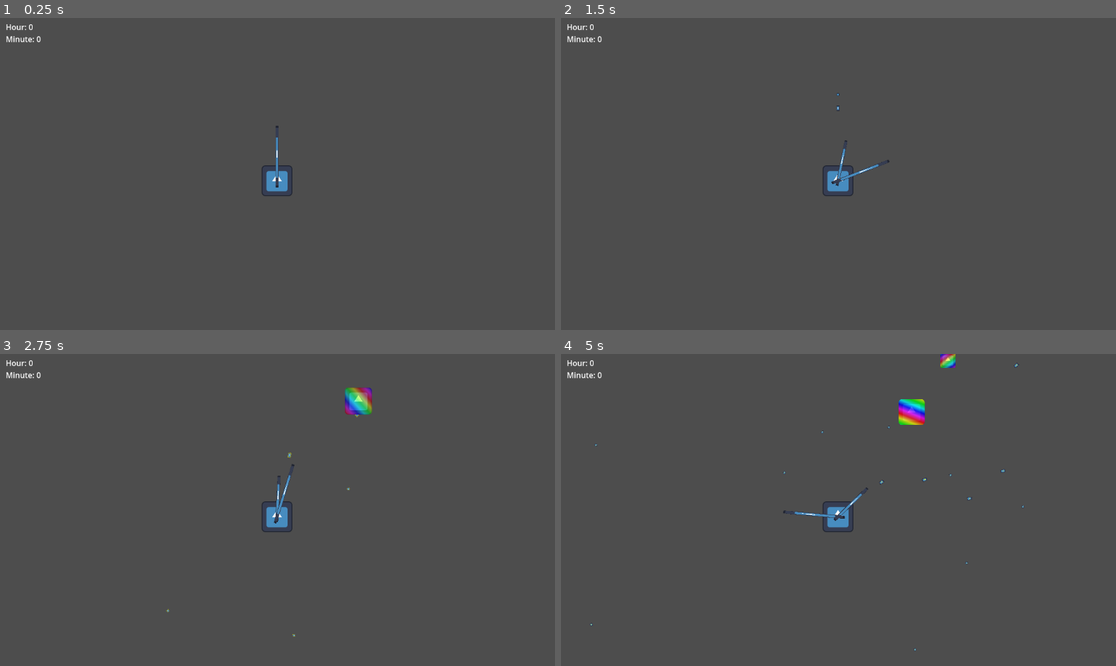
Above: before the commit, frames 1-4 (two rows, left to right).
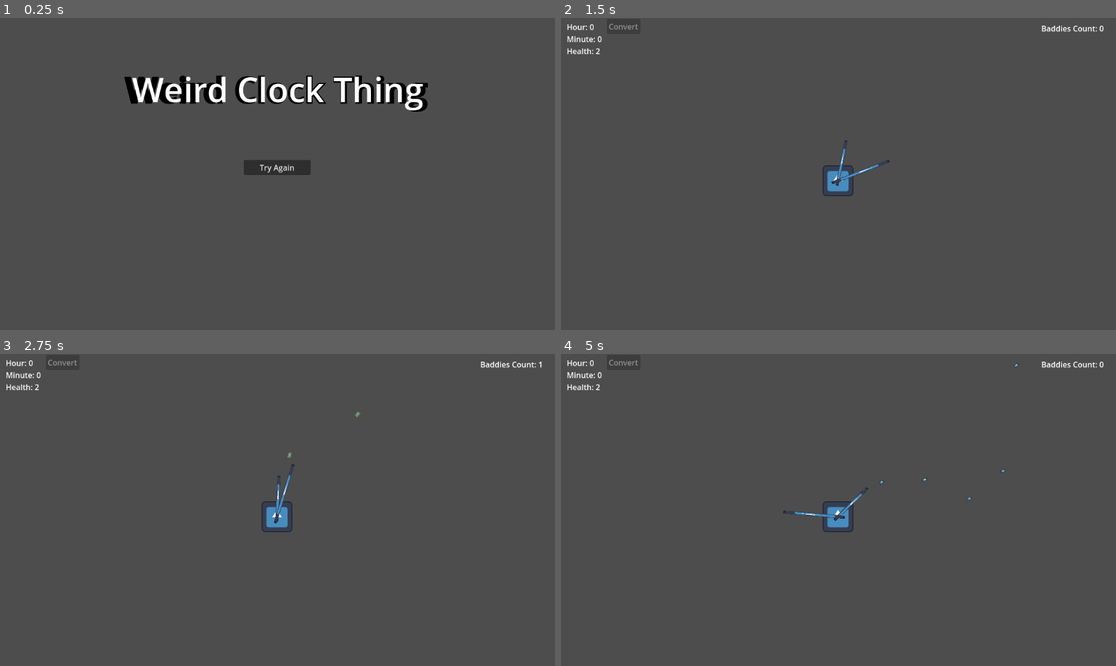
Above: after the commit, the same moments.

Repository: subpar-software/terrible-game-2
Game: Godot game, scene res://game.tscn
Same seed, same stepped clock (60 frames per second), same inputs: the game is played once before the commit and once after it. The engine's default icon, where the game draws it, is replaced by a stand-in: a white triangle on a blue panel in a dark square.
Inputs (mouse positions are in pixels of both pictures, inside the frame that each line leads up to):
- Up to frame 1 (0.25 s): no input
- Up to frame 2 (1.5 s): click (838, 167) at 0.5 s, where only the run after the commit has a clickable "Try Again"; tap Enter (ui_accept) at 1.25 s; hold Right (ui_right) from 1.28 s (still down); hold Enter (ui_accept) from 1.28 s (still down)
- Up to frame 3 (2.75 s): release Right (ui_right) at 2.03 s; release Enter (ui_accept) at 2.03 s; hold Left (ui_left) from 2.03 s (still down); tap Enter (ui_accept) at 2.1, 2.27, 2.57 s
- Up to frame 4 (5 s): release Left (ui_left) at 2.78 s; hold Enter (ui_accept) 2.78-3.53 s; hold Right (ui_right) 2.78-4.28 s; tap Enter (ui_accept) at 3.6, 3.77, 4.07 s; hold Left (ui_left) from 4.28 s (still down); hold Enter (ui_accept) from 4.28 s (still down)

The runs differ from the first frame. In frame 1, 3.9% of the frame differs, in the area x 1-78%, y 2-58%; in frame 2, 0.2%; in frame 3, 0.6%; in frame 4, 0.7%.

Commit message:
Better names, update to Godot 4.2

Diff:
--- a/dont_like_this_dude.tscn
+++ b/baddie.tscn
@@ -14,14 +14,19 @@
 [sub_resource type="RectangleShape2D" id="RectangleShape2D_x35h3"]
 size = Vector2(95.5, 96.5)
 
-[node name="DontLikeThisDude" type="Area2D" groups=["baddies"]]
-script = ExtResource("1_euyb5")
+[node name="Baddie" type="RigidBody2D" groups=["baddies"]]
+script = ExtResource("1_odoqp")
 
 [node name="Sprite2D" type="Sprite2D" parent="."]
 material = SubResource("ShaderMaterial_aea7u")
-texture = ExtResource("1_vucu5")
+texture = ExtResource("3_jdb23")
 
 [node name="CollisionShape2D" type="CollisionShape2D" parent="."]
 shape = SubResource("RectangleShape2D_x35h3")
 
+[node name="DestroyTimer" type="Timer" parent="."]
+wait_time = 15.0
+autostart = true
+
 [connection signal="tree_exiting" from="." to="." method="_on_tree_exiting"]
+[connection signal="timeout" from="DestroyTimer" to="." method="_on_destroy_timer_timeout"]
--- a/constants.gd
+++ b/constants.gd
@@ -1,6 +1,12 @@
 class_name Constants
+
+enum GameState {
+	START,
+	PLAY,
+	OVER,
+}
 
 enum PewPewType {
 	SMALL,
-	LARGE
+	LARGE,
 }
--- a/IDunno.gd
+++ b/defender.gd
@@ -1,4 +1,6 @@
 extends Sprite2D
+
+signal dead
 
 @onready var hour_hand = $HourHand
 @onready var minute_hand = $MinuteHand
@@ -7,11 +9,16 @@
 @onready var hour_fire_timer = $HourHand/FireRate
 @onready var minute_fire_timer = $MinuteHand/FireRate
 
-@onready var hour_count_label = $"../CrappyUI/HourCountLabel"
-@onready var minute_count_label = $"../CrappyUI/MinuteCountLabel"
+@onready var hour_count_label = $"../PlayUI/HourCountLabel"
+@onready var minute_count_label = $"../PlayUI/MinuteCountLabel"
+@onready var health_label = $"../PlayUI/HealthLabel"
+
+var max_health = 2
+var curr_health = 0
 
 var hour_can_fire = true
 var minute_can_fire = true
+var minute_has_fire = false
 
 var hour_count = 0
 var minute_count = 0
@@ -19,6 +26,7 @@
 var current_speed = 0.10
 
 var pew_pew = preload("res://pew_pew.tscn")
+
 
 func _physics_process(_delta):
 
@@ -52,7 +60,7 @@
 	minute_count_label.text = "Minute: " + str(minute_count)
 
 	if Input.is_action_pressed("ui_accept"):
-		if (minute_can_fire):
+		if (minute_has_fire and minute_can_fire):
 			minute_can_fire = false
 			minute_fire_timer.start()
 			var pew = pew_pew.instantiate()
@@ -71,9 +79,31 @@
 			bg_pew.rotation = $HourHand.rotation
 
 
+func reset():
+	visible = true
+	hour_hand.rotation_degrees = 0
+	minute_hand.rotation_degrees = 0
+	curr_health = max_health
+	health_label.text = "Health: " + str(curr_health)
+
+
+func convert_hours_to_health():
+	curr_health += hour_count
+	hour_count = 0
+	health_label.text = "Health: " + str(curr_health)
+
 func _on_hour_fire_rate_timeout():
 	hour_can_fire = true
 
 
 func _on_minute_fire_rate_timeout():
 	minute_can_fire = true
+
+
+func _on_area_2d_body_entered(body):
+	if body.is_in_group("baddies"):
+		body.queue_free()
+	curr_health -= 1
+	health_label.text = "Health: " + str(curr_health)
+	if (curr_health <= 0):
+		emit_signal('dead')
--- a/i_dunno.tscn
+++ b/defender.tscn
@@ -1,9 +1,15 @@
-[gd_scene load_steps=3 format=3 uid="uid://byp4pnenghnq"]
+[gd_scene load_steps=5 format=3 uid="uid://byp4pnenghnq"]
 
 [ext_resource type="Texture2D" uid="uid://dg8ay68aeyr2e" path="res://icon.svg" id="1_w4iu3"]
-[ext_resource type="Script" path="res://IDunno.gd" id="2_n7gmt"]
+[ext_resource type="Script" path="res://defender.gd" id="2_n7gmt"]
 
-[node name="IDunno" type="Sprite2D" groups=["IDunno"]]
+[sub_resource type="RectangleShape2D" id="RectangleShape2D_fsofi"]
+size = Vector2(20, 248)
+
+[sub_resource type="CircleShape2D" id="CircleShape2D_uh21f"]
+radius = 56.0
+
+[node name="Defender" type="Sprite2D" groups=["defender"]]
 position = Vector2(575, 338)
 scale = Vector2(0.5, 0.5)
 texture = ExtResource("1_w4iu3")
@@ -21,13 +27,20 @@
 wait_time = 0.25
 one_shot = true
 
-[node name="MinuteHand" type="Sprite2D" parent="."]
+[node name="MinuteHand" type="StaticBody2D" parent="."]
+
+[node name="CollisionShape2D" type="CollisionShape2D" parent="MinuteHand"]
+position = Vector2(0, -114)
+shape = SubResource("RectangleShape2D_fsofi")
+
+[node name="Sprite2D" type="Sprite2D" parent="MinuteHand"]
 scale = Vector2(0.1, 2)
 texture = ExtResource("1_w4iu3")
 offset = Vector2(0, -50)
 
 [node name="WhereThePewHappens" type="Node2D" parent="MinuteHand"]
-position = Vector2(0, -114)
+position = Vector2(0, -228)
+scale = Vector2(0.1, 2)
 
 [node name="FireRate" type="Timer" parent="MinuteHand"]
 wait_time = 0.1
@@ -41,5 +54,11 @@
 texture = ExtResource("1_w4iu3")
 offset = Vector2(0, -50)
 
+[node name="Area2D" type="Area2D" parent="."]
+
+[node name="CollisionShape2D" type="CollisionShape2D" parent="Area2D"]
+shape = SubResource("CircleShape2D_uh21f")
+
 [connection signal="timeout" from="HourHand/FireRate" to="." method="_on_hour_fire_rate_timeout"]
 [connection signal="timeout" from="MinuteHand/FireRate" to="." method="_on_minute_fire_rate_timeout"]
+[connection signal="body_entered" from="Area2D" to="." method="_on_area_2d_body_entered"]
--- a/dont_like_this_dude.gd
+++ b/dont_like_this_dude.gd
@@ -1,6 +1,7 @@
-extends Area2D
+extends RigidBody2D
 
-@onready var attack_this = get_tree().get_nodes_in_group("IDunno")[0]
+@onready var attack_this = get_tree().get_first_node_in_group("defender")
+@onready var destroy_timer = $DestroyTimer
 
 var rng = RandomNumberGenerator.new()
 
@@ -9,11 +10,16 @@
 	$Sprite2D.material.set_shader_parameter("angle", rng.randf_range(0.0, 360.0))
 
 	var size = rng.randf_range(0.2, 0.55)
-	scale = Vector2(size, size)
+	$Sprite2D.scale = Vector2(size, size)
+	$CollisionShape2D.scale = Vector2(size, size)
 
-func _process(delta):
-	position = position.lerp(attack_this.position, delta * 0.4) # slows down as approaches center
+	look_at(attack_this.global_position)
+	apply_central_impulse(Vector2(cos(rotation), sin(rotation)) * 200)
 
 
 func _on_tree_exiting():
 	Globals.current_baddies -= 1
+
+
+func _on_destroy_timer_timeout():
+	queue_free()
--- a/game.gd
+++ b/game.gd
@@ -1,5 +1,9 @@
 extends Node2D
 
+var game_state: Constants.GameState = Constants.GameState.START
+var prev_game_state: Constants.GameState = Constants.GameState.START
+
+@onready var defender = $Defender
 
 @onready var spawn_points = [
 	$SpawnPoints/Point1,
@@ -15,28 +19,68 @@
 	$SpawnPoints/Point11,
 	$SpawnPoints/Point12,
 ]
-@onready var spawn_rate_timer = $Timers/SpawnRate
-@onready var spawn_move_timer = $Timers/SpawnMove
+@onready var spawn_rate_timer: Timer = $Timers/SpawnRate
+@onready var spawn_move_timer: Timer = $Timers/SpawnMove
+
+@onready var convert_button: Button = $PlayUI/ConvertButton
 
 var rng = RandomNumberGenerator.new()
 
-var dont_like_this_dude = preload("res://dont_like_this_dude.tscn")
+var dont_like_this_dude = preload("res://baddie.tscn")
 var max_baddies = 15
 var current_spawn_point = 0
+var all_baddies = []
 
 func _ready():
 	Globals.current_baddies = 0
 
 func _process(_delta):
-	pass
+	if (game_state != prev_game_state):
+		match game_state:
+			Constants.GameState.PLAY:
+				$MenuUI.visible = false
+				$PlayUI.visible = true
+				defender.reset()
+				spawn_rate_timer.start()
+				spawn_move_timer.start()
+
+			Constants.GameState.OVER:
+				$MenuUI.visible = true
+				$MenuUI/VBoxContainer/Button.text = "Try Again"
+				$PlayUI.visible = false
+				defender.visible = false
+				spawn_rate_timer.stop()
+				spawn_move_timer.stop()
+				for baddie in get_tree().get_nodes_in_group("baddies"):
+					baddie.queue_free()
+
+	convert_button.disabled = false
+	if defender.hour_count == 0:
+		convert_button.disabled = true
+
+	prev_game_state = game_state
+	$PlayUI/BaddiesCountLabel.text = "Baddies Count: " +  str(Globals.current_baddies)
+
 
 func _on_spawn_rate_timeout():
 	if (Globals.current_baddies < max_baddies):
 		Globals.current_baddies += 1
 		var baddie = dont_like_this_dude.instantiate()
+		baddie.global_position = spawn_points[current_spawn_point].global_position
 		add_child(baddie)
-		baddie.global_position = spawn_points[current_spawn_point].global_position
 
 
 func _on_spawn_move_timeout():
 	current_spawn_point = rng.randi_range(0 , 11)
+
+
+func _on_button_pressed():
+	game_state = Constants.GameState.PLAY
+
+
+func _on_defender_dead():
+	game_state = Constants.GameState.OVER
+
+
+func _on_convert_button_pressed():
+	defender.convert_hours_to_health()
--- a/game.tscn
+++ b/game.tscn
@@ -1,27 +1,85 @@
 [gd_scene load_steps=3 format=3 uid="uid://ml81ns4ra6gt"]
 
 [ext_resource type="Script" path="res://game.gd" id="1_3x00i"]
-[ext_resource type="PackedScene" uid="uid://byp4pnenghnq" path="res://i_dunno.tscn" id="2_8pdvg"]
+[ext_resource type="PackedScene" uid="uid://byp4pnenghnq" path="res://defender.tscn" id="2_8pdvg"]
 
 [node name="Game" type="Node2D"]
 script = ExtResource("1_3x00i")
 
-[node name="CrappyUI" type="Node2D" parent="."]
+[node name="MenuUI" type="Node2D" parent="."]
+
+[node name="Label" type="RichTextLabel" parent="MenuUI"]
+offset_left = 258.0
+offset_top = 103.0
+offset_right = 1037.0
+offset_bottom = 248.0
+theme_override_colors/default_color = Color(0, 0, 0, 1)
+theme_override_font_sizes/bold_font_size = 70
+bbcode_enabled = true
+text = "[b]Weird Clock Thing[/b]"
+scroll_active = false
+autowrap_mode = 0
+
+[node name="Label" type="RichTextLabel" parent="MenuUI/Label"]
+layout_mode = 0
+offset_left = 16.0
+offset_top = -3.0
+offset_right = 795.0
+offset_bottom = 142.0
+theme_override_font_sizes/normal_font_size = 70
+bbcode_enabled = true
+text = "Weird Clock Thing"
+scroll_active = false
+autowrap_mode = 0
+
+[node name="VBoxContainer" type="VBoxContainer" parent="MenuUI"]
+offset_left = 506.0
+offset_top = 295.0
+offset_right = 645.0
+offset_bottom = 353.0
+
+[node name="Button" type="Button" parent="MenuUI/VBoxContainer"]
+layout_mode = 2
+text = "Go!"
+
+[node name="PlayUI" type="Node2D" parent="."]
+visible = false
 position = Vector2(12, 7)
 
-[node name="HourCountLabel" type="Label" parent="CrappyUI"]
+[node name="HourCountLabel" type="Label" parent="PlayUI"]
 offset_right = 60.0
 offset_bottom = 26.0
 text = "Hour: 0
 "
 
-[node name="MinuteCountLabel" type="Label" parent="CrappyUI"]
+[node name="MinuteCountLabel" type="Label" parent="PlayUI"]
 offset_top = 25.0
 offset_right = 73.0
 offset_bottom = 51.0
 text = "Minute: 0"
 
+[node name="HealthLabel" type="Label" parent="PlayUI"]
+offset_top = 50.0
+offset_right = 73.0
+offset_bottom = 76.0
+text = "Health: 0"
+
+[node name="ConvertButton" type="Button" parent="PlayUI"]
+offset_left = 83.0
+offset_top = -5.0
+offset_right = 153.0
+offset_bottom = 26.0
+text = "Convert"
+
+[node name="BaddiesCountLabel" type="Label" parent="PlayUI"]
+offset_left = 985.0
+offset_top = 3.0
+offset_right = 1115.0
+offset_bottom = 26.0
+text = "Baddies Count: 0"
+
 [node name="SpawnPoints" type="Node2D" parent="."]
+visible = false
 
 [node name="Point1" type="Node2D" parent="SpawnPoints"]
 position = Vector2(916, -147)
@@ -59,16 +117,19 @@
 [node name="Point12" type="Node2D" parent="SpawnPoints"]
 position = Vector2(577, -253)
 
-[node name="IDunno" parent="." instance=ExtResource("2_8pdvg")]
+[node name="Defender" parent="." instance=ExtResource("2_8pdvg")]
+visible = false
 
 [node name="Timers" type="Node" parent="."]
 
 [node name="SpawnRate" type="Timer" parent="Timers"]
-autostart = true
+wait_time = 1.5
 
 [node name="SpawnMove" type="Timer" parent="Timers"]
 wait_time = 5.0
-autostart = true
 
+[connection signal="pressed" from="MenuUI/VBoxContainer/Button" to="." method="_on_button_pressed"]
+[connection signal="pressed" from="PlayUI/ConvertButton" to="." method="_on_convert_button_pressed"]
+[connection signal="dead" from="Defender" to="." method="_on_defender_dead"]
 [connection signal="timeout" from="Timers/SpawnRate" to="." method="_on_spawn_rate_timeout"]
 [connection signal="timeout" from="Timers/SpawnMove" to="." method="_on_spawn_move_timeout"]
--- a/pew_pew.gd
+++ b/pew_pew.gd
@@ -15,18 +15,11 @@
 func _physics_process(_delta):
 	position += Vector2.UP.rotated(rotation) * speed
 
-func _on_Bullet_body_entered(body):
+func _on_timer_timeout():
+	queue_free()
+
+
+func _on_body_entered(body):
 	if body.is_in_group("baddies"):
 		body.queue_free()
 	queue_free()
-
-func _on_timer_timeout():
-	queue_free()
-
-func _on_body_entered(body):
-	print(body)
-
-func _on_area_entered(area):
-	if area.is_in_group("baddies"):
-		area.queue_free()
-	queue_free()
--- a/pew_pew.tscn
+++ b/pew_pew.tscn
@@ -33,4 +33,5 @@
 wait_time = 5.0
 
 [connection signal="area_entered" from="." to="." method="_on_area_entered"]
+[connection signal="body_entered" from="." to="." method="_on_body_entered"]
 [connection signal="timeout" from="Timer" to="." method="_on_timer_timeout"]
--- a/project.godot
+++ b/project.godot
@@ -12,13 +12,18 @@
 
 config/name="godot-game-2"
 run/main_scene="res://game.tscn"
-config/features=PackedStringArray("4.1", "GL Compatibility")
+config/features=PackedStringArray("4.2", "GL Compatibility")
 config/icon="res://icon.svg"
 
 [autoload]
 
 Globals="*res://globals.gd"
 
+[physics]
+
+2d/default_gravity=0.0
+2d/default_gravity_vector=Vector2(0, 0)
+
 [rendering]
 
 renderer/rendering_method="gl_compatibility"
Not shown: 1 places in baddie.tscn that only renumber resources
